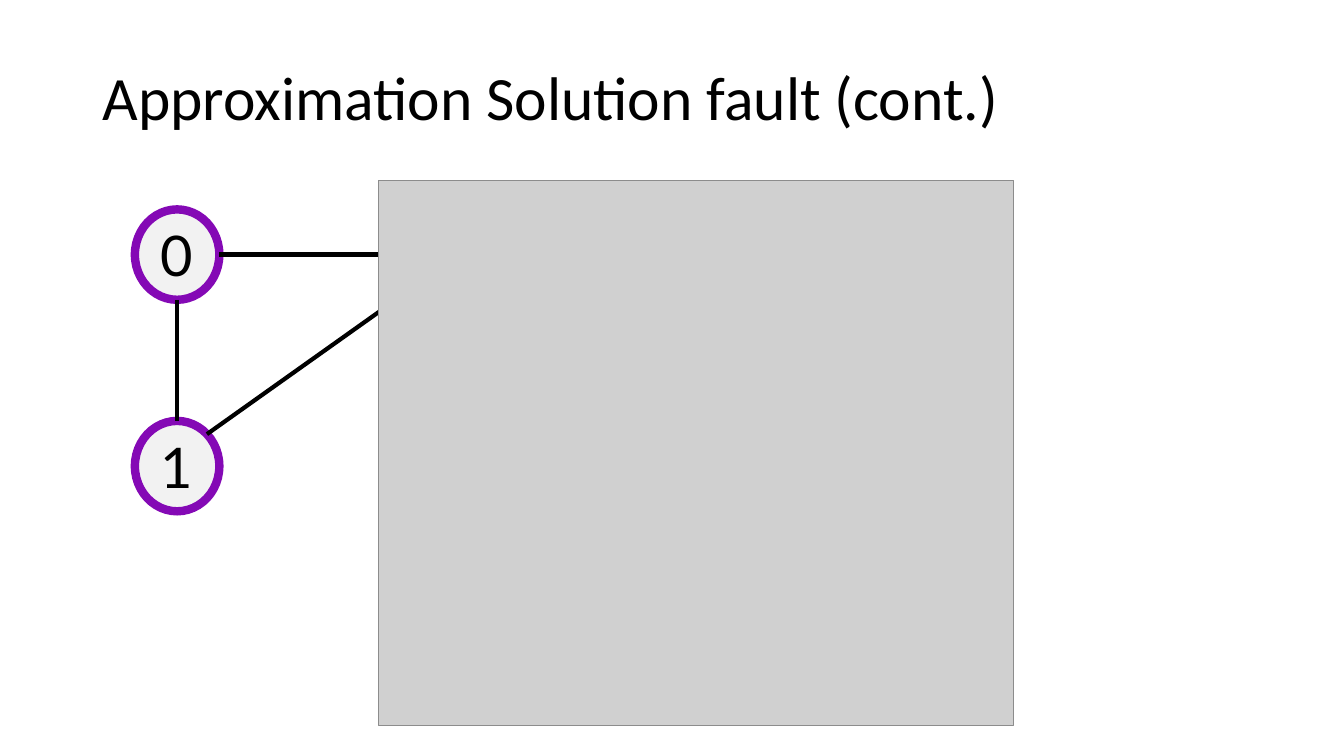
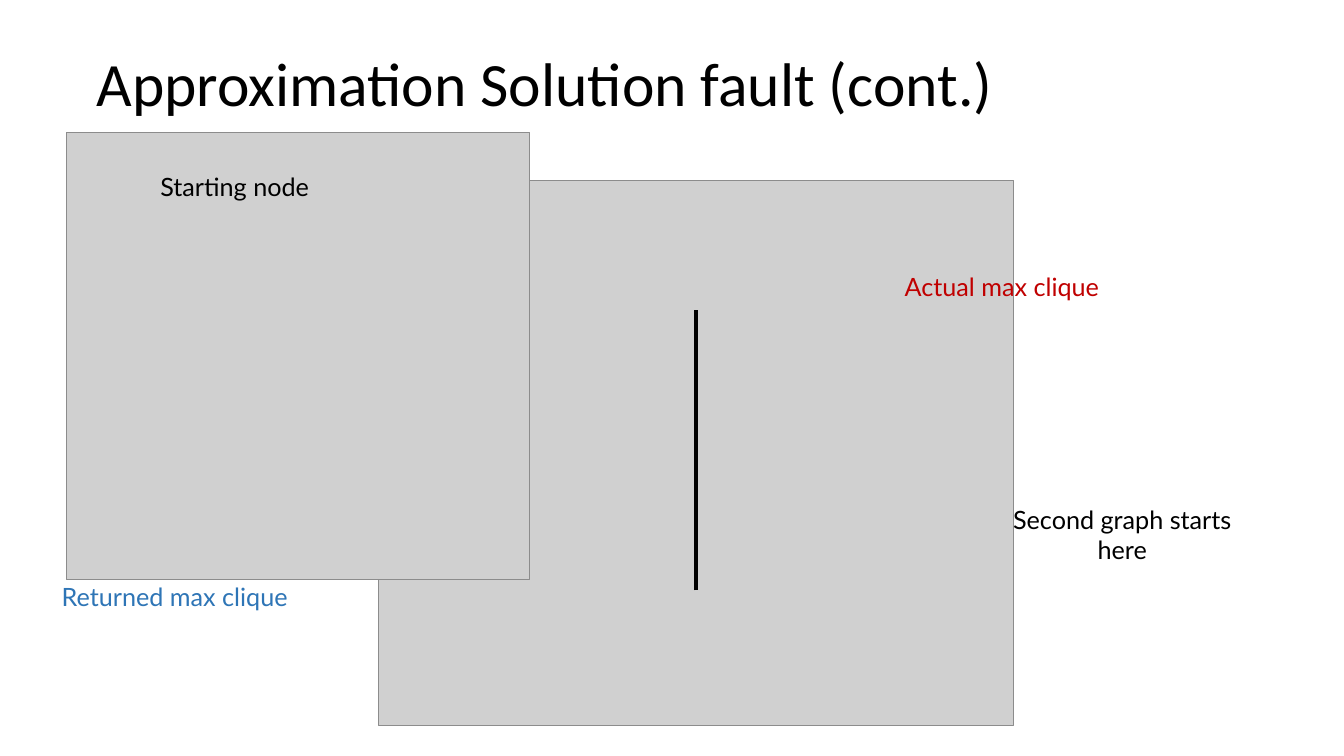
Before and after one commit to schaffsp/CS412FinalProject, a slide deck: slide 4 of approximation_presentation.pptx (slide 3 before the commit). Drawn at 1344x756 pixels with LibreOffice and Linux fonts; fonts in the diff are those of the drawing; grey boxes stand for pictures; background and template pictures are left out. Boxes give left, top, right and bottom in pixels: in the first picture for what was removed or moved away, otherwise in the second. Text is boxed around its words. In the diff, an @@ line names an element or a change of style, - is before the commit and + after.

```diff
--- a/approximation_presentation.pptx
+++ b/approximation_presentation.pptx
@@ title "Approximation Solution fault (cont.)": place and size @@
-title "Approximation Solution fault (cont.)" at (102,75,998,130)
+title "Approximation Solution fault (cont.)" at (97,61,992,116)
@@ picture added at (67,132,530,580) @@
@@ text added at (160,177,309,200), 18 pt, text #000000 @@
+Starting node
@@ ellipse removed at (135,210,220,300) @@
-0
@@ line removed from (220, 255) to (402, 255) @@
@@ line removed from (177, 299) to (177, 421) @@
@@ line removed from (414, 286) to (207, 435) @@
@@ text added at (905,274,1099,300), 18 pt, text #C00000 @@
+Actual max clique
@@ line added from (697, 591) to (697, 310), #000000 3 pt @@
@@ ellipse removed at (135,421,220,512) @@
-1
@@ text added at (1013,507,1232,559), 18 pt, text #000000 @@
+Second graph starts here
@@ text added at (62,587,287,610), 18 pt, text #2E75B6 @@
+Returned max clique
```
Also in this commit, not shown: 2 other slides changed, 4 slides added, 2 slides removed, 1 other file.
